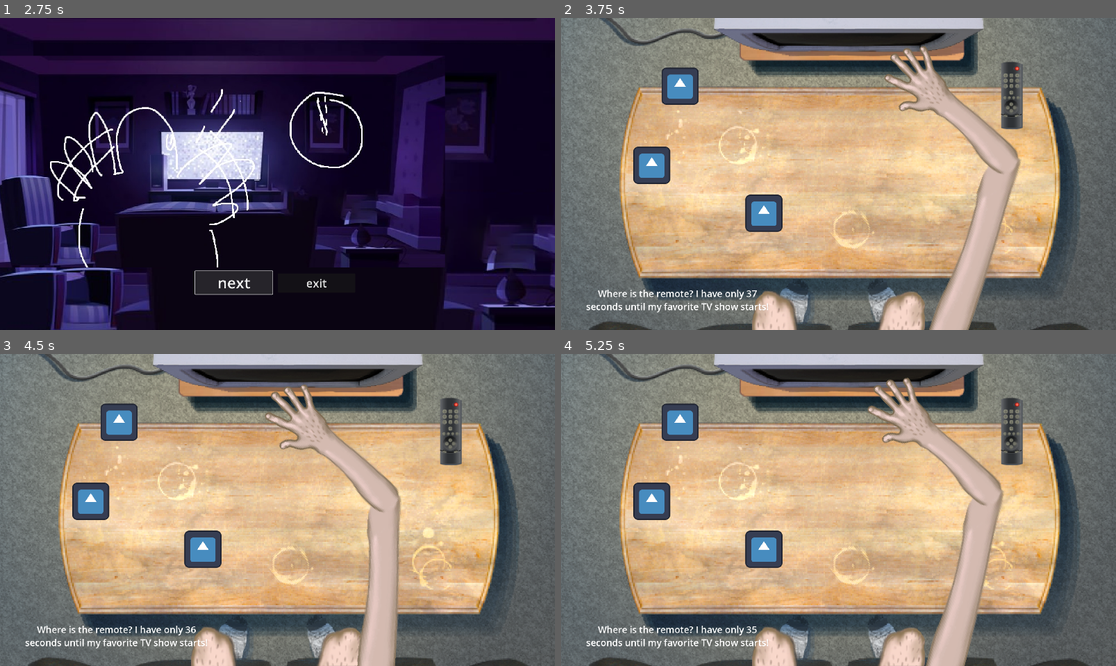
Above: before the commit, frames 1-4 (two rows, left to right).
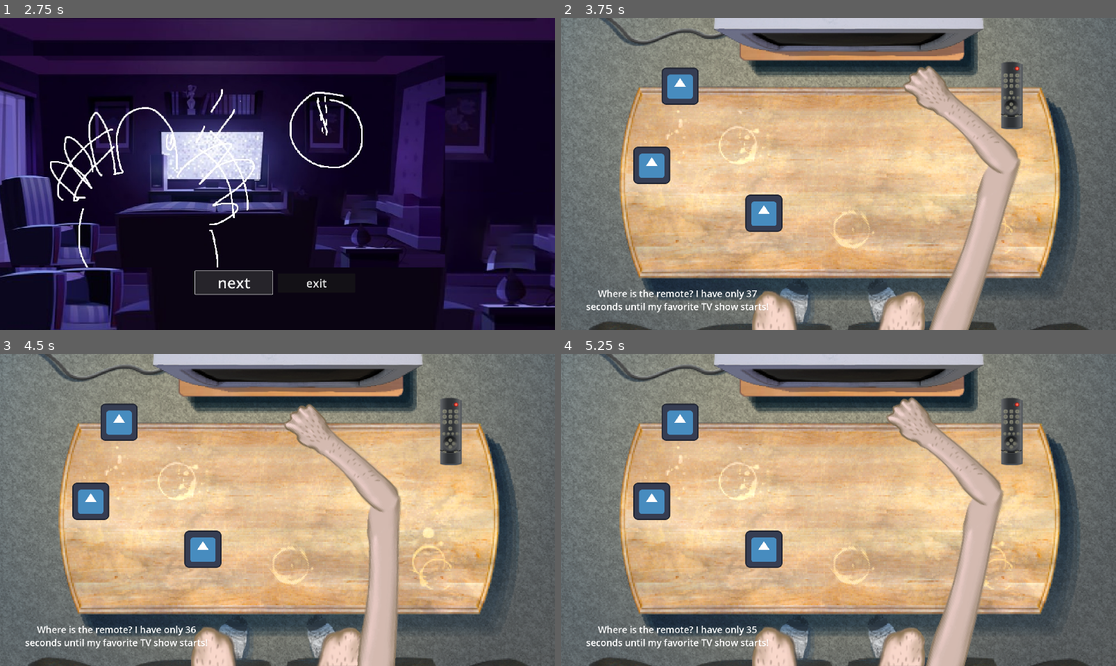
Above: after the commit, the same moments.

Repository: Hesuvius/LOST_CONTROL
Game: Godot game, scene res://start_menu/menu.tscn
Same seed, same stepped clock (60 frames per second), same inputs: the game is played once before the commit and once after it. The engine's default icon, where the game draws it, is replaced by a stand-in: a white triangle on a blue panel in a dark square.
Inputs (mouse positions are in pixels of both pictures, inside the frame that each line leads up to):
- Up to frame 1 (2.75 s): click "start" at 0.5 s; click "next" at 1.25 s; click "next" at 2 s
- Up to frame 2 (3.75 s): click "next" at 2.75 s; tap Enter at 3.5 s; move the mouse to (866, 174) at 3.52 s; click (866, 174) at 3.67 s
- Up to frame 3 (4.5 s): tap Space at 4.25 s; move the mouse to (249, 510) at 4.27 s; click (249, 510) at 4.42 s
- Up to frame 4 (5.25 s): tap Enter at 5 s; move the mouse to (849, 503) at 5.02 s; click (849, 503) at 5.17 s

Frame 1 is identical in both runs. In frame 2, 0.6% of the frame differs, in the area x 58-79%, y 9-41%; in frame 3, 0.6%; in frame 4, 0.6%, in the area x 55-77%, y 7-49%.

Commit message:
se liikkuu!

Diff:
--- a/Lost Control/main.tscn
+++ b/Lost Control/main.tscn
@@ -14,6 +14,7 @@
 [ext_resource type="Script" path="res://timer.gd" id="8_exfkf"]
 [ext_resource type="Script" path="res://music.gd" id="8_ob2dm"]
 [ext_resource type="Script" path="res://help.gd" id="9_r2gfw"]
+[ext_resource type="Texture2D" uid="uid://ceax2bh0toor0" path="res://graphics/whole_arm_closed.png" id="11_x8hco"]
 
 [sub_resource type="CircleShape2D" id="CircleShape2D_lpb0i"]
 
@@ -104,18 +105,26 @@
 shape = SubResource("CircleShape2D_socay")
 metadata/_edit_lock_ = true
 
-[node name="Arm" type="Line2D" parent="Player"]
+[node name="UpperArm" type="Line2D" parent="Player"]
 points = PackedVector2Array(299, 608, 295, 265, 258, 221)
 width = 130.0
 texture = ExtResource("4_xob2e")
 texture_mode = 2
 metadata/_edit_lock_ = true
 
-[node name="Hand" type="Sprite2D" parent="Player"]
+[node name="OpenHand" type="Sprite2D" parent="Player"]
 position = Vector2(98, 104)
 rotation = -0.785398
 scale = Vector2(2.5, 2.5)
 texture = ExtResource("6_ufxyi")
+metadata/_edit_lock_ = true
+
+[node name="ClosedHand" type="Sprite2D" parent="Player"]
+visible = false
+position = Vector2(115.79, 99.13)
+rotation = -0.785398
+scale = Vector2(2.5, 2.5)
+texture = ExtResource("11_x8hco")
 metadata/_edit_lock_ = true
 
 [node name="Background music" type="AudioStreamPlayer" parent="."]
--- a/Lost Control/player.gd
+++ b/Lost Control/player.gd
@@ -1,12 +1,22 @@
 extends CharacterBody2D
 
 @onready var collision_shape = $CollisionShape2D
-@onready var arm = $Arm
+@onready var upperArm = $UpperArm
+@onready var openHand = $OpenHand
+@onready var closedHand = $ClosedHand
 
 
 func _input(event):
-	if event is InputEventMouseMotion && Input.get_mouse_mode() == Input.MOUSE_MODE_CAPTURED:
-		update_position(event.relative)
+	if Input.get_mouse_mode() == Input.MOUSE_MODE_CAPTURED:
+		if event is InputEventMouseMotion && Input.get_mouse_mode() == Input.MOUSE_MODE_CAPTURED:
+			update_position(event.relative)
+		if event is InputEventMouseButton && event.button_index == MOUSE_BUTTON_LEFT:
+			if event.pressed:
+				openHand.visible = false
+				closedHand.visible = true
+			else:
+				openHand.visible = true
+				closedHand.visible = false
 	pass
 
 
@@ -25,5 +35,5 @@
 	position.x = clamp(position.x + relative_movement.x, min, max_x)
 	var old_y = position.y
 	position.y = clamp(position.y + relative_movement.y, min, max_y)
-	var old_point = arm.points[0]
-	arm.points[0] = Vector2(old_point.x + old_x - position.x, old_point.y + old_y - position.y)
+	var old_point = upperArm.points[0]
+	upperArm.points[0] = Vector2(old_point.x + old_x - position.x, old_point.y + old_y - position.y)
Binary file changed: Lost Control/graphics/whole_arm.png
Binary file added: Lost Control/graphics/whole_arm_closed.png
Not shown, added: Lost Control/graphics/whole_arm_closed.png.import
Not shown: 1 places in Lost Control/main.tscn that only renumber resources
